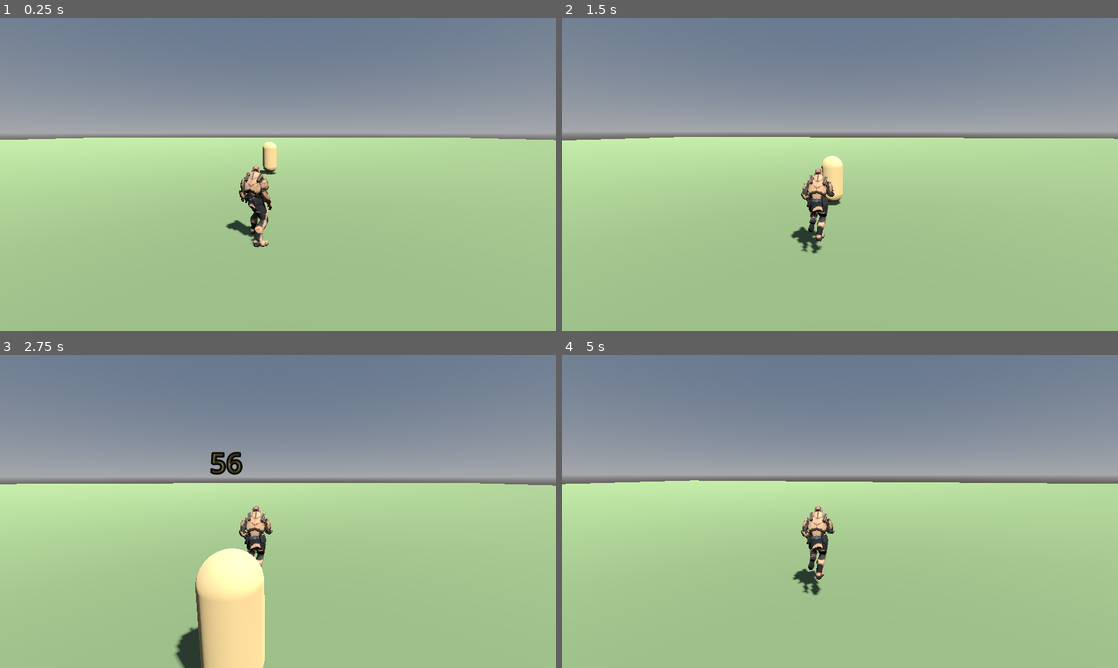
Above: before the commit, frames 1-4 (two rows, left to right).
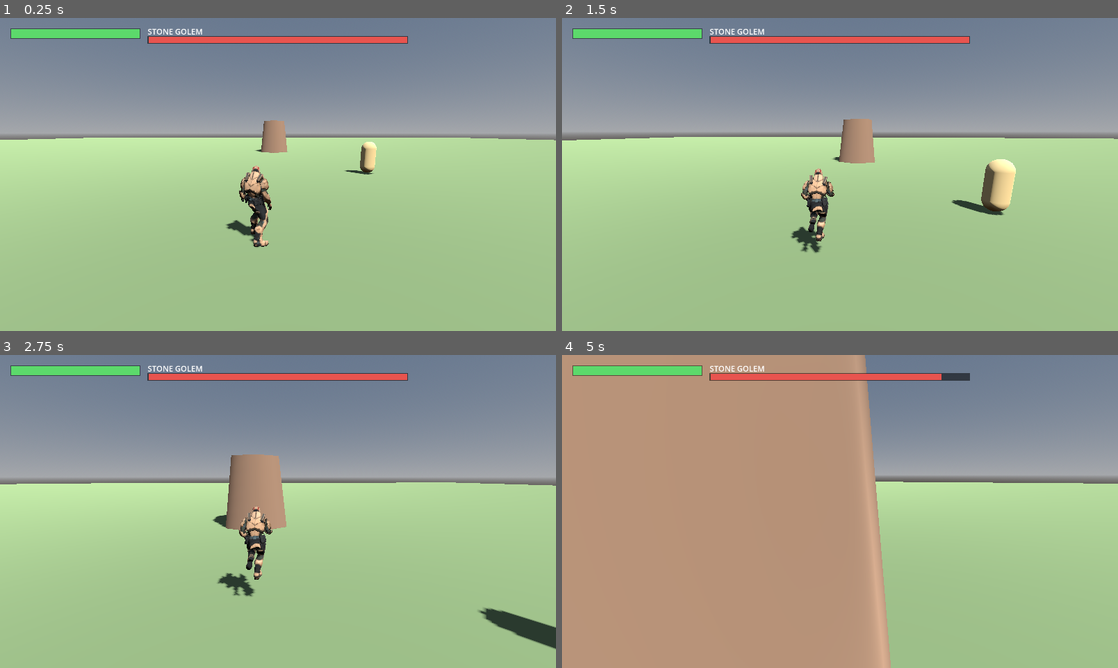
Above: after the commit, the same moments.

Repository: alison-crypto/Bossraid
Game: Godot game, scene res://Main.tscn
The game is run twice, just before and just after one commit, with the same random seed, the same clock (stepped at 60 frames per second) and the same inputs.
Inputs (mouse positions are in pixels of both pictures, inside the frame that each line leads up to):
- Up to frame 1 (0.25 s): no input
- Up to frame 2 (1.5 s): tap Enter at 0.5 s; move the mouse to (867, 174) at 0.52 s; hold Space 0.53-1.28 s; hold W from 0.53 s (still down); click (867, 174) at 0.67 s; move the mouse to (812, 174) at 1.27 s; tap Shift at 1.35 s; click (812, 174) at 1.42 s
- Up to frame 3 (2.75 s): keep holding W; tap Space at 1.52, 1.55, 1.82 s; move the mouse to (289, 505) at 2.02 s; hold Space from 2.03 s (still down); click (289, 505) at 2.17 s
- Up to frame 4 (5 s): keep holding W; move the mouse to (834, 517) at 2.77 s; release Space at 2.78 s; tap Shift at 2.85, 4.35 s; click (834, 517) at 2.92 s; tap Space at 3.02, 3.05, 3.32, 4.52, 4.55, 4.82 s; move the mouse to (878, 514) at 3.52 s; hold Space 3.53-4.28 s; click (878, 514) at 3.67 s; move the mouse to (795, 508) at 4.27 s; click (795, 508) at 4.42 s

The runs differ from the first frame. In frame 1, 2.9% of the frame differs, in the area x 1-74%, y 3-73%; in frame 2, 4.3%; in frame 3, 10%; in frame 4, 57%, in the area x 0-94%, y 0-100%.

Commit message:
Godot: add Floor-1 boss (Golem) + player HP + HUD
- Stone Golem boss that faces/chases the player and performs telegraphed
  ground slams (red ring grows during ~1.1s windup, then strikes; damages the
  player if they're inside). Idle/windup/recover state machine.
- Player HP with i-frames + death/respawn; boss HP; both damageable.
- Player melee + ranged now also hit the boss (floating damage numbers).
- HUD (CanvasLayer): player HP bar, boss HP bar + name, and a VICTORY/DEFEATED
  banner. Boss + player respawn so it's replayable.

Dummy kept for melee practice. Untested here (no Godot in sandbox) — run in F5.

https://claude.ai/code/session_01T2UvrvtPQEdDNw9UqU1nTn

Diff:
--- a/godot/Main.gd
+++ b/godot/Main.gd
@@ -1,10 +1,11 @@
-# Bossraid — Godot starter scene (built in code so the .tscn stays trivial).
+# Bossraid — Godot Floor-1 test scene (built in code so the .tscn stays trivial).
 #
-# Open arena + third-person player (animated glTF) + a training dummy you can
-# hit with melee (left click) and ranged (right click). See CLAUDE.md.
+# Open arena, third-person animated player, a training dummy, and a Floor-1 boss
+# (Stone Golem) that chases and does telegraphed ground slams. Player + boss have
+# HP and a HUD. See CLAUDE.md for the roadmap.
 #
-# Controls: WASD move, mouse look (click to capture / Esc to release),
-# Shift sprint, Space jump, Left-click melee, Right-click ranged.
+# Controls: WASD move, mouse look (click to capture / Esc release), Shift sprint,
+# Space jump, Left-click melee, Right-click ranged.
 
 extends Node3D
 
@@ -16,6 +17,10 @@
 const MODEL_FACE_FLIP := true # set false if the character faces backward
 const MELEE_RANGE := 2.6
 const PROJ_SPEED := 24.0
+
+const PLAYER_MAX := 100.0
+const BOSS_MAX := 400.0
+const SLAM_RADIUS := 3.6
 
 var player: CharacterBody3D
 var model: Node3D
@@ -29,25 +34,50 @@
 var cur_anim := ""
 var model_facing := 0.0
 
+var player_hp := PLAYER_MAX
+var player_invuln := 0.0
+var player_dead := false
+var player_spawn := Vector3(0, 0, 6)
+
 # Dummy
-var dummy_pos := Vector3(0, 0, -5)
+var dummy_pos := Vector3(6, 0, -2)
 const DUMMY_MAX := 600.0
 var dummy_hp := DUMMY_MAX
-var dummy_mesh: MeshInstance3D
 var dummy_mat: StandardMaterial3D
 var dummy_flash := 0.0
+
+# Boss
+var boss_root: Node3D
+var boss_mat: StandardMaterial3D
+var boss_pos := Vector3(0, 0, -18)
+var boss_hp := BOSS_MAX
+var boss_state := "idle" # idle | windup | recover
+var boss_t := 0.0
+var boss_cd := 3.0
+var boss_flash := 0.0
+var boss_dead := false
+var slam_ring: MeshInstance3D
+var slam_mat: StandardMaterial3D
+var slam_target := Vector3.ZERO
 
 # Attacks
 var melee_cd := 0.0
 var ranged_cd := 0.0
-var projectiles: Array = [] # [{mesh, vel, life}]
+var projectiles: Array = []
+
+# HUD
+var hud_player_fill: ColorRect
+var hud_boss_fill: ColorRect
+var hud_banner: Label
 
 
 func _ready() -> void:
 	_build_environment()
 	_build_ground()
 	_build_dummy(dummy_pos)
-	_build_player(Vector3(0, 0, 3))
+	_build_boss(boss_pos)
+	_build_player(player_spawn)
+	_build_hud()
 
 
 func _build_environment() -> void:
@@ -80,25 +110,72 @@
 	mesh.mesh = plane
 	body.add_child(mesh)
 	var col := CollisionShape3D.new()
-	col.shape = WorldBoundaryShape3D.new() # infinite floor at y=0
+	col.shape = WorldBoundaryShape3D.new()
 	body.add_child(col)
 	add_child(body)
 
 
 func _build_dummy(pos: Vector3) -> void:
 	var d := Node3D.new()
-	dummy_mesh = MeshInstance3D.new()
+	var dm := MeshInstance3D.new()
 	var caps := CapsuleMesh.new()
 	caps.radius = 0.42
 	caps.height = 1.9
 	dummy_mat = StandardMaterial3D.new()
 	dummy_mat.albedo_color = Color(0.81, 0.7, 0.48)
 	caps.material = dummy_mat
-	dummy_mesh.mesh = caps
-	dummy_mesh.position = Vector3(0, 1.0, 0)
-	d.add_child(dummy_mesh)
+	dm.mesh = caps
+	dm.position = Vector3(0, 1.0, 0)
+	d.add_child(dm)
 	d.position = pos
 	add_child(d)
+
+
+func _build_boss(pos: Vector3) -> void:
+	boss_root = Node3D.new()
+	var body := MeshInstance3D.new()
+	var cyl := CylinderMesh.new()
+	cyl.top_radius = 1.5
+	cyl.bottom_radius = 2.0
+	cyl.height = 4.0
+	cyl.radial_segments = 6
+	boss_mat = StandardMaterial3D.new()
+	boss_mat.albedo_color = Color(0.54, 0.42, 0.33)
+	cyl.material = boss_mat
+	body.mesh = cyl
+	body.position = Vector3(0, 2.0, 0)
+	boss_root.add_child(body)
+	var core := MeshInstance3D.new()
+	var sph := SphereMesh.new()
+	sph.radius = 0.7
+	sph.height = 1.4
+	var cm := StandardMaterial3D.new()
+	cm.albedo_color = Color(1, 0.5, 0.2)
+	cm.emission_enabled = true
+	cm.emission = Color(1, 0.4, 0.1)
+	cm.emission_energy_multiplier = 2.0
+	sph.material = cm
+	core.mesh = sph
+	core.position = Vector3(0, 2.4, 0)
+	boss_root.add_child(core)
+	boss_root.position = pos
+	add_child(boss_root)
+
+	slam_ring = MeshInstance3D.new()
+	var ring := CylinderMesh.new()
+	ring.top_radius = SLAM_RADIUS
+	ring.bottom_radius = SLAM_RADIUS
+	ring.height = 0.08
+	ring.radial_segments = 32
+	slam_mat = StandardMaterial3D.new()
+	slam_mat.albedo_color = Color(1, 0.2, 0.15, 0.4)
+	slam_mat.transparency = BaseMaterial3D.TRANSPARENCY_ALPHA
+	slam_mat.emission_enabled = true
+	slam_mat.emission = Color(1, 0.2, 0.1)
+	ring.material = slam_mat
+	slam_ring.mesh = ring
+	slam_ring.visible = false
+	add_child(slam_ring)
 
 
 func _build_player(pos: Vector3) -> void:
@@ -130,17 +207,55 @@
 		fb.position = Vector3(0, 0.85, 0)
 		player.add_child(fb)
 
-	# Manual camera rig: yaw pivot -> pitch pivot -> camera placed BEHIND (+Z).
 	cam_yaw = Node3D.new()
 	cam_yaw.position = Vector3(0, 1.55, 0)
 	player.add_child(cam_yaw)
 	cam_pitch = Node3D.new()
 	cam_yaw.add_child(cam_pitch)
 	cam = Camera3D.new()
-	cam.position = Vector3(0.5, 0, 4.5) # behind + slight shoulder
+	cam.position = Vector3(0.5, 0, 4.5)
 	cam_pitch.add_child(cam)
 
 	Input.set_mouse_mode(Input.MOUSE_MODE_CAPTURED)
+
+
+func _build_hud() -> void:
+	var layer := CanvasLayer.new()
+	add_child(layer)
+	var root := Control.new()
+	root.set_anchors_preset(Control.PRESET_FULL_RECT)
+	root.mouse_filter = Control.MOUSE_FILTER_IGNORE
+	layer.add_child(root)
+
+	# Player HP (top-left).
+	root.add_child(_rect(Color(0, 0, 0, 0.5), Vector2(24, 24), Vector2(300, 24)))
+	hud_player_fill = _rect(Color(0.36, 0.85, 0.42), Vector2(26, 26), Vector2(296, 20))
+	root.add_child(hud_player_fill)
+
+	# Boss bar (top-center, 1280-wide design).
+	var name_label := Label.new()
+	name_label.text = "STONE GOLEM"
+	name_label.position = Vector2(340, 18)
+	name_label.add_theme_font_size_override("font_size", 18)
+	root.add_child(name_label)
+	root.add_child(_rect(Color(0, 0, 0, 0.55), Vector2(340, 42), Vector2(600, 18)))
+	hud_boss_fill = _rect(Color(0.91, 0.33, 0.31), Vector2(342, 44), Vector2(596, 14))
+	root.add_child(hud_boss_fill)
+
+	hud_banner = Label.new()
+	hud_banner.set_anchors_preset(Control.PRESET_CENTER)
+	hud_banner.add_theme_font_size_override("font_size", 48)
+	hud_banner.modulate = Color(1, 1, 1, 0)
+	root.add_child(hud_banner)
+
+
+func _rect(c: Color, pos: Vector2, sz: Vector2) -> ColorRect:
+	var r := ColorRect.new()
+	r.color = c
+	r.position = pos
+	r.size = sz
+	r.mouse_filter = Control.MOUSE_FILTER_IGNORE
+	return r
 
 
 func _play(anim_name: String) -> void:
@@ -169,8 +284,8 @@
 		return
 	cam_yaw.rotation.y = yaw
 	cam_pitch.rotation.x = pitch
-
-	# Camera-relative movement (layout-independent physical keys).
+	player_invuln = max(0.0, player_invuln - delta)
+
 	var fwd := -cam_yaw.global_transform.basis.z
 	var rgt := cam_yaw.global_transform.basis.x
 	fwd.y = 0
@@ -178,14 +293,15 @@
 	fwd = fwd.normalized()
 	rgt = rgt.normalized()
 	var dir := Vector3.ZERO
-	if Input.is_physical_key_pressed(KEY_W):
-		dir += fwd
-	if Input.is_physical_key_pressed(KEY_S):
-		dir -= fwd
-	if Input.is_physical_key_pressed(KEY_D):
-		dir += rgt
-	if Input.is_physical_key_pressed(KEY_A):
-		dir -= rgt
+	if not player_dead:
+		if Input.is_physical_key_pressed(KEY_W):
+			dir += fwd
+		if Input.is_physical_key_pressed(KEY_S):
+			dir -= fwd
+		if Input.is_physical_key_pressed(KEY_D):
+			dir += rgt
+		if Input.is_physical_key_pressed(KEY_A):
+			dir -= rgt
 	dir = dir.normalized()
 
 	var speed := SPRINT if Input.is_physical_key_pressed(KEY_SHIFT) else WALK
@@ -193,11 +309,10 @@
 	player.velocity.z = dir.z * speed
 	if not player.is_on_floor():
 		player.velocity.y -= gravity * delta
-	elif Input.is_physical_key_pressed(KEY_SPACE):
+	elif Input.is_physical_key_pressed(KEY_SPACE) and not player_dead:
 		player.velocity.y = JUMP
 	player.move_and_slide()
 
-	# Face + animate.
 	if dir.length() > 0.1:
 		if model:
 			var target := atan2(dir.x, dir.z) + (PI if MODEL_FACE_FLIP else 0.0)
@@ -207,26 +322,132 @@
 	else:
 		_play("Idle")
 
+	_update_boss(delta)
 	_update_combat(delta)
-
-
-# --- Combat -----------------------------------------------------------------
+	_update_hud()
+
+
+# --- Boss -------------------------------------------------------------------
+func _update_boss(delta: float) -> void:
+	if boss_dead or not boss_root:
+		return
+	var to := player.global_position - boss_root.global_position
+	to.y = 0
+	var dist := to.length()
+	if dist > 0.2:
+		boss_root.rotation.y = atan2(to.x, to.z)
+
+	if boss_flash > 0.0:
+		boss_flash = max(0.0, boss_flash - delta)
+		boss_mat.emission_enabled = true
+		boss_mat.emission = Color(0.6, 0.5, 0.4)
+	else:
+		boss_mat.emission_enabled = false
+
+	match boss_state:
+		"idle":
+			if dist > 4.0:
+				boss_root.global_position += to.normalized() * 2.2 * delta
+			boss_cd -= delta
+			if boss_cd <= 0.0 and dist < 16.0:
+				boss_state = "windup"
+				boss_t = 1.1
+				slam_target = player.global_position
+				slam_target.y = 0.05
+				slam_ring.global_position = slam_target
+				slam_ring.visible = true
+		"windup":
+			boss_t -= delta
+			var k: float = clamp(1.0 - boss_t / 1.1, 0.0, 1.0)
+			slam_mat.albedo_color = Color(1, 0.2, 0.15, 0.25 + k * 0.45)
+			if boss_t <= 0.0:
+				boss_state = "recover"
+				boss_t = 0.6
+				slam_mat.albedo_color = Color(1, 0.55, 0.2, 0.85)
+				var pd := player.global_position - slam_target
+				pd.y = 0
+				if pd.length() < SLAM_RADIUS + 0.4:
+					_damage_player(22)
+		"recover":
+			boss_t -= delta
+			if boss_t <= 0.0:
+				boss_state = "idle"
+				boss_cd = 2.4
+				slam_ring.visible = false
+
+
+func _damage_player(dmg: int) -> void:
+	if player_invuln > 0.0 or player_dead:
+		return
+	player_hp = max(0.0, player_hp - dmg)
+	player_invuln = 0.7
+	if player_hp <= 0.0:
+		_player_die()
+
+
+func _player_die() -> void:
+	player_dead = true
+	_banner("DEFEATED")
+	await get_tree().create_timer(1.6).timeout
+	player.global_position = player_spawn
+	player.velocity = Vector3.ZERO
+	player_hp = PLAYER_MAX
+	player_dead = false
+
+
+func _hit_boss(dmg: int) -> void:
+	if boss_dead:
+		return
+	boss_hp = max(0.0, boss_hp - dmg)
+	boss_flash = 0.12
+	_spawn_damage(boss_root.global_position + Vector3(0, 4.6, 0), dmg)
+	if boss_hp <= 0.0:
+		_boss_die()
+
+
+func _boss_die() -> void:
+	boss_dead = true
+	boss_root.visible = false
+	slam_ring.visible = false
+	_banner("VICTORY!")
+	await get_tree().create_timer(2.5).timeout
+	boss_hp = BOSS_MAX
+	boss_dead = false
+	boss_state = "idle"
+	boss_cd = 3.0
+	boss_root.global_position = boss_pos
+	boss_root.visible = true
+
+
+# --- Player attacks ---------------------------------------------------------
 func _do_melee() -> void:
-	if melee_cd > 0.0:
+	if melee_cd > 0.0 or player_dead:
 		return
 	melee_cd = 0.45
-	var to := dummy_pos - player.global_position
-	to.y = 0
-	var d := to.length()
-	if d < MELEE_RANGE + 0.5:
-		var aim := -cam_yaw.global_transform.basis.z
-		aim.y = 0
-		if to.normalized().dot(aim.normalized()) > 0.2:
-			_hit_dummy(randi_range(45, 65))
+	var aim := -cam_yaw.global_transform.basis.z
+	aim.y = 0
+	aim = aim.normalized()
+	# Dummy
+	var td := dummy_pos - player.global_position
+	td.y = 0
+	if td.length() < MELEE_RANGE + 0.5 and td.normalized().dot(aim) > 0.2:
+		_hit_dummy(randi_range(45, 65))
+	# Boss (bigger reach because it's large)
+	if not boss_dead:
+		var tb := boss_root.global_position - player.global_position
+		tb.y = 0
+		if tb.length() < MELEE_RANGE + 2.2 and td_dot(tb, aim) > 0.0:
+			_hit_boss(randi_range(30, 45))
+
+
+func td_dot(v: Vector3, aim: Vector3) -> float:
+	if v.length() < 0.001:
+		return 1.0
+	return v.normalized().dot(aim)
 
 
 func _do_ranged() -> void:
-	if ranged_cd > 0.0:
+	if ranged_cd > 0.0 or player_dead:
 		return
 	ranged_cd = 0.18
 	var bolt := MeshInstance3D.new()
@@ -239,11 +460,10 @@
 	bm.emission = Color(0.6, 0.9, 1.0)
 	sm.material = bm
 	bolt.mesh = sm
-	var from := player.global_position + Vector3(0, 1.2, 0)
-	bolt.position = from
+	bolt.position = player.global_position + Vector3(0, 1.2, 0)
 	add_child(bolt)
-	var aim := -cam.global_transform.basis.z # full 3D aim (where you look)
-	projectiles.append({"mesh": bolt, "vel": aim.normalized() * PROJ_SPEED, "life": 1.5})
+	var aim := -cam.global_transform.basis.z
+	projectiles.append({"mesh": bolt, "vel": aim.normalized() * PROJ_SPEED, "life": 1.6})
 
 
 func _update_combat(delta: float) -> void:
@@ -251,18 +471,22 @@
 	ranged_cd = max(0.0, ranged_cd - delta)
 
 	var dcenter := dummy_pos + Vector3(0, 1.0, 0)
+	var bcenter := boss_root.global_position + Vector3(0, 2.0, 0) if boss_root else Vector3.ZERO
 	for i in range(projectiles.size() - 1, -1, -1):
 		var p = projectiles[i]
 		p.mesh.position += p.vel * delta
 		p.life -= delta
-		var hit: bool = p.mesh.position.distance_to(dcenter) < 0.7
-		if hit:
+		var done := false
+		if p.mesh.position.distance_to(dcenter) < 0.7:
 			_hit_dummy(randi_range(25, 38))
-		if hit or p.life <= 0.0 or p.mesh.position.y < 0.0:
+			done = true
+		elif not boss_dead and p.mesh.position.distance_to(bcenter) < 2.2:
+			_hit_boss(randi_range(20, 32))
+			done = true
+		if done or p.life <= 0.0 or p.mesh.position.y < 0.0:
 			p.mesh.queue_free()
 			projectiles.remove_at(i)
 
-	# Dummy hit flash + HP regen.
 	if dummy_flash > 0.0:
 		dummy_flash = max(0.0, dummy_flash - delta)
 		dummy_mat.emission_enabled = true
@@ -292,3 +516,20 @@
 	tw.tween_property(label, "position:y", pos.y + 1.0, 0.7)
 	tw.parallel().tween_property(label, "modulate:a", 0.0, 0.7)
 	tw.tween_callback(label.queue_free)
+
+
+func _banner(text: String) -> void:
+	if not hud_banner:
+		return
+	hud_banner.text = text
+	hud_banner.modulate = Color(1, 1, 1, 1)
+	var tw := create_tween()
+	tw.tween_interval(1.0)
+	tw.tween_property(hud_banner, "modulate:a", 0.0, 1.2)
+
+
+func _update_hud() -> void:
+	if hud_player_fill:
+		hud_player_fill.size = Vector2(296.0 * (player_hp / PLAYER_MAX), 20)
+	if hud_boss_fill:
+		hud_boss_fill.size = Vector2(596.0 * (boss_hp / BOSS_MAX), 14)
